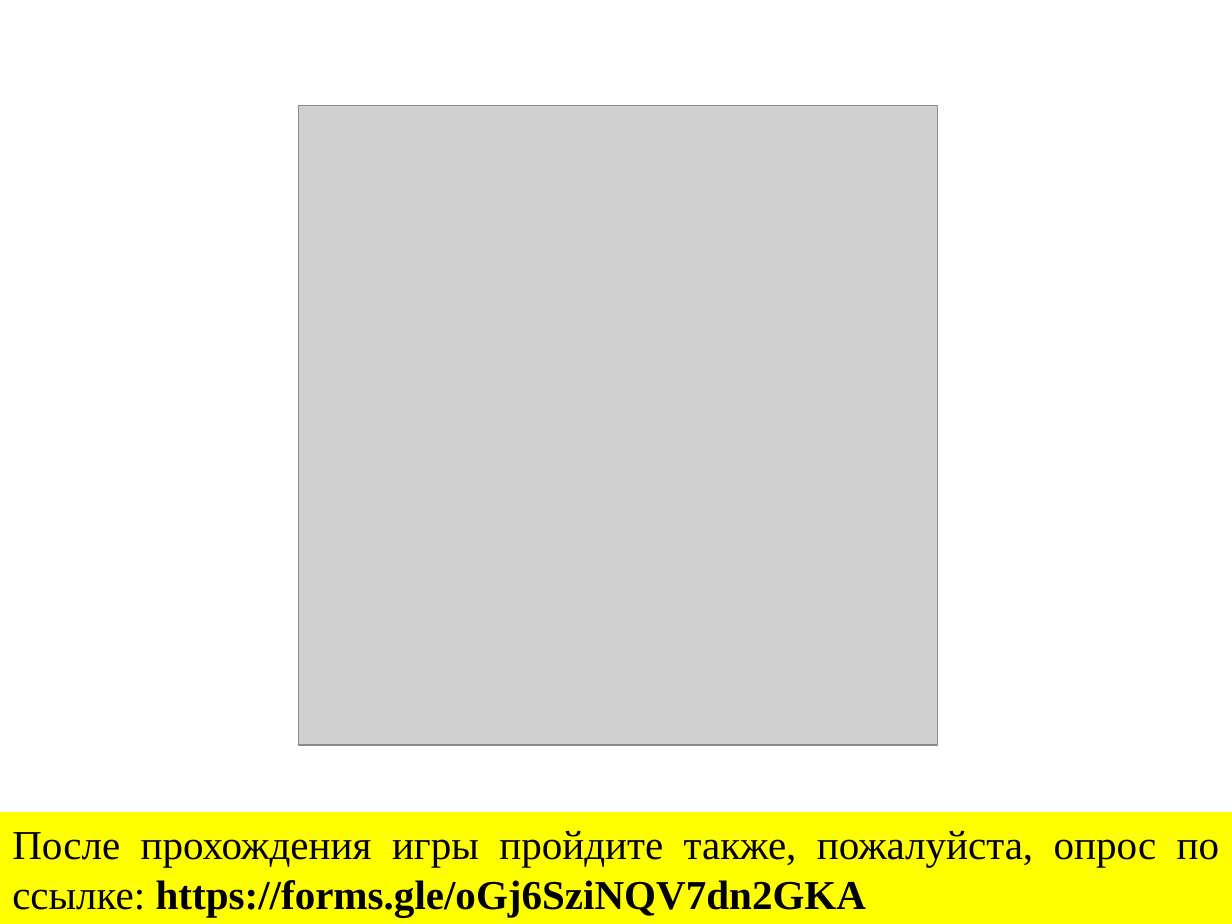
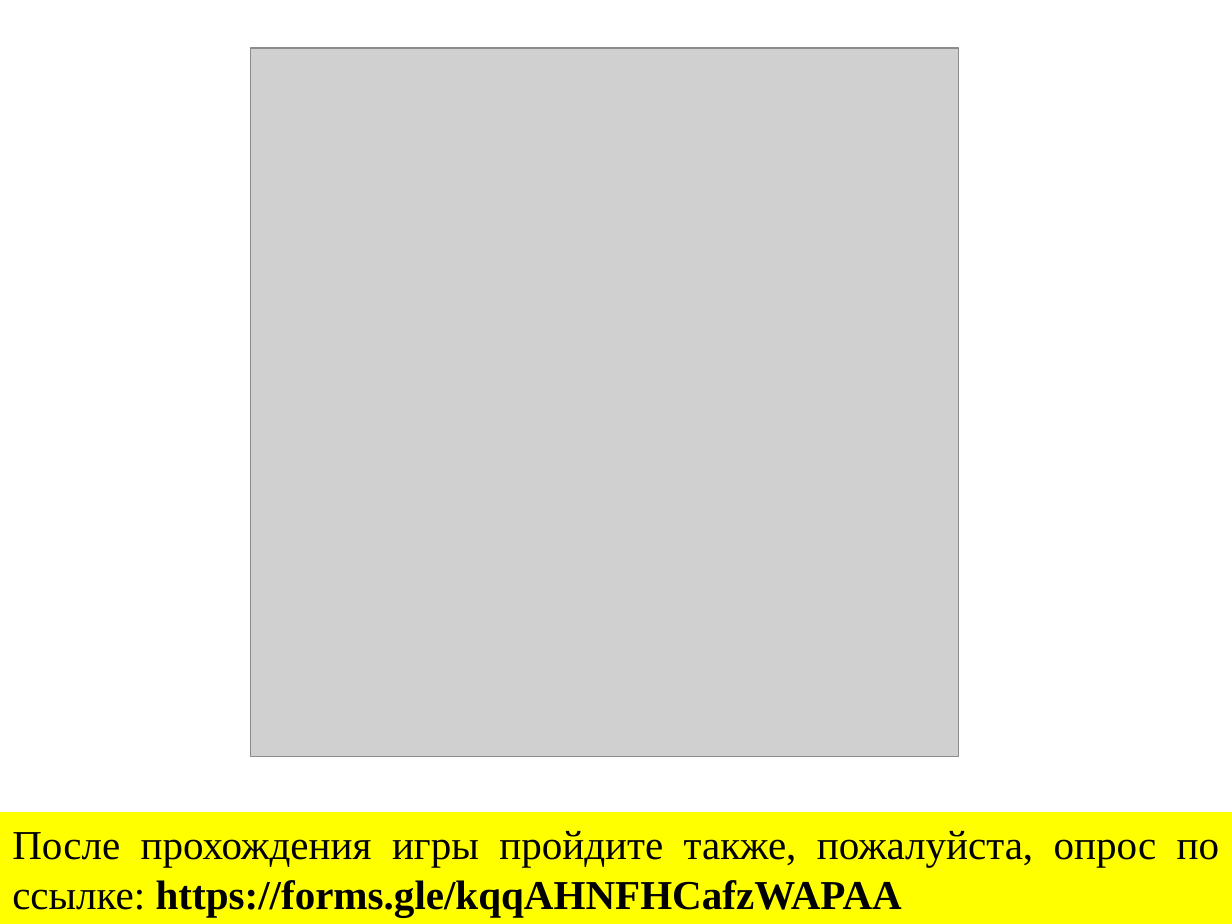
Before and after one commit to mbdatateach/site, a slide deck: slide 11 of sharp/Описание игры.pptx. Drawn at 1232x924 pixels with LibreOffice and Linux fonts; fonts in the diff are those of the drawing; grey boxes stand for pictures. Boxes give left, top, right and bottom in pixels: in the first picture for what was removed or moved away, otherwise in the second. Text is boxed around its words. In the diff, an @@ line names an element or a change of style, - is before the commit and + after.

```diff
--- a/sharp/Описание игры.pptx
+++ b/sharp/Описание игры.pptx
@@ picture: place and size @@
-picture at (298, 106, 938, 745)
+picture at (250, 48, 958, 756)
@@ text in rectangle at (12, 831, 1220, 916): text changed @@
-После прохождения игры пройдите также, пожалуйста, опрос по ссылке: https://forms.gle/oGj6SziNQV7dn2GKA
+После прохождения игры пройдите также, пожалуйста, опрос по ссылке: https://forms.gle/kqqAHNFHCafzWAPAA
```
Also in this commit, not shown: 3 other files.
